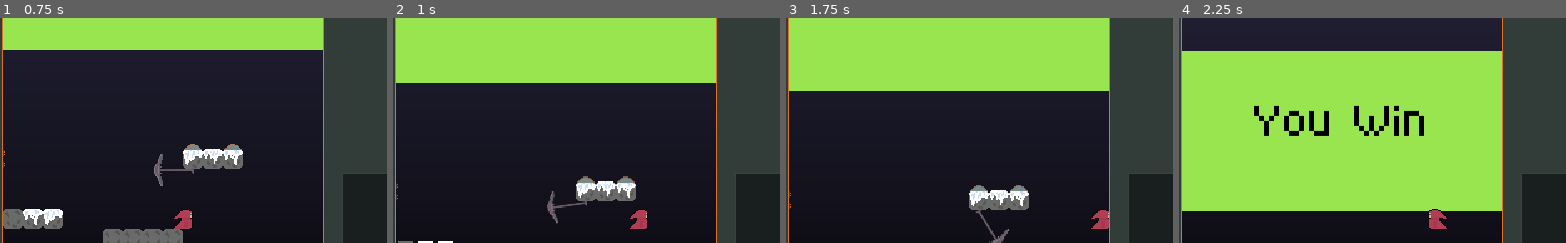
Above: before the commit, frames 1-4 (left to right).
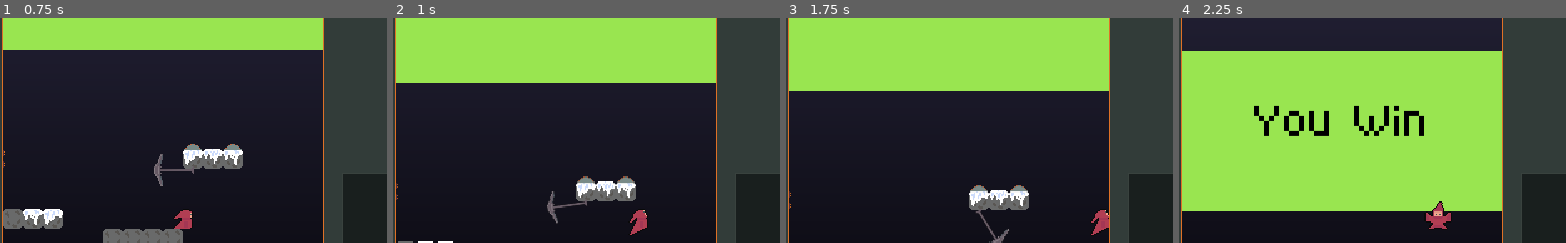
Above: after the commit, the same moments.

Repository: NaetharuCodes/TowerPlatformer
Game: Godot game, scene res://scenes/levels/sandbox.tscn
The game is run twice, just before and just after one commit, with the same random seed, the same clock (stepped at 60 frames per second) and the same inputs.
Inputs:
- Up to frame 1 (0.75 s): hold D (move_right) from 0.53 s (still down); hold S (look_down) from 0.53 s (still down)
- Up to frame 2 (1 s): keep holding D (move_right); keep holding S (look_down); tap Space (jump) at 0.77 s; tap W (look_up) at 0.8 s
- Up to frame 3 (1.75 s): keep holding D (move_right); tap Space (jump) at 1.07, 1.52, 1.55 s; release S (look_down) at 1.28 s; tap W (look_up) at 1.35 s
- Up to frame 4 (2.25 s): tap Space (jump) at 1.82 s; release D (move_right) at 2.03 s; hold A (move_left) from 2.03 s (still down); hold Space (jump) from 2.03 s (still down)
The pictures show only the part of the screen within x 1-51%, y 5-55%; the shares and areas given below are measured in that part.

Frame 1 is identical in both runs. In frame 2, 0.1% of the frame differs, in the area x 61-66%, y 85-97%; in frame 3, 0.1%; in frame 4, 0.3%, in the area x 63-71%, y 81-94%.

Commit message:
Add player animations

Diff:
--- a/project.godot
+++ b/project.godot
@@ -36,11 +36,6 @@
 "events": [Object(InputEventKey,"resource_local_to_scene":false,"resource_name":"","device":-1,"window_id":0,"alt_press …(192 unchanged characters)…
 ]
 }
-look_up={
-"deadzone": 0.2,
-"events": [Object(InputEventKey,"resource_local_to_scene":false,"resource_name":"","device":-1,"window_id":0,"alt_pressed":false,"shift_pressed":false,"ctrl_pressed":false,"meta_pressed":false,"pressed":false,"keycode":0,"physical_keycode":87,"key_label":0,"unicode":119,"location":0,"echo":false,"script":null)
-]
-}
 look_down={
 "deadzone": 0.2,
 "events": [Object(InputEventKey,"resource_local_to_scene":false,"resource_name":"","device":-1,"window_id":0,"alt_press …(192 unchanged characters)…
@@ -49,6 +44,11 @@
 jump={
 "deadzone": 0.2,
 "events": [Object(InputEventKey,"resource_local_to_scene":false,"resource_name":"","device":-1,"window_id":0,"alt_press …(191 unchanged characters)…
+]
+}
+look_up={
+"deadzone": 0.2,
+"events": [Object(InputEventKey,"resource_local_to_scene":false,"resource_name":"","device":-1,"window_id":0,"alt_pressed":false,"shift_pressed":false,"ctrl_pressed":false,"meta_pressed":false,"pressed":false,"keycode":0,"physical_keycode":87,"key_label":0,"unicode":119,"location":0,"echo":false,"script":null)
 ]
 }
 
--- a/scripts/player.gd
+++ b/scripts/player.gd
@@ -3,6 +3,9 @@
 
 enum Facing {LEFT, RIGHT}
 var facing: Facing = Facing.LEFT
+
+enum ActionState {IDLE, WALK, JUMP, DUCK, LOOK_UP, FLOAT}
+var action_state = ActionState.WALK
 
 @onready var sprite: AnimatedSprite2D = $AnimatedSprite2D
 
@@ -29,6 +32,8 @@
 func _physics_process(delta: float) -> void:
 
 	if is_on_floor():
+		action_state = ActionState.WALK
+
 		wall_jump_tokens = 1
 
 		if Input.is_action_just_pressed("jump"):
@@ -47,8 +52,11 @@
 		velocity.y += gravity * delta
 		if Input.is_action_pressed("jump"):
 			velocity.y = min(velocity.y, float_speed)
+			action_state = ActionState.FLOAT
 		else:
 			velocity.y = min(velocity.y, max_fall_speed)
+			action_state = ActionState.JUMP
+
 
 	var direction = Input.get_axis("move_left", "move_right")
 
@@ -75,3 +83,24 @@
 		velocity.x = move_toward(velocity.x, max_speed * direction, accel * delta)
 
 	move_and_slide()
+
+	if Input.is_action_pressed("look_up") and direction == 0:
+		action_state = ActionState.LOOK_UP
+
+	if Input.is_action_pressed("look_down") and direction == 0:
+		action_state = ActionState.DUCK
+
+	_update_animation()
+
+func _update_animation() -> void:
+	match(action_state):
+		ActionState.WALK:
+			sprite.play("walk")
+		ActionState.JUMP:
+			sprite.play("jump")
+		ActionState.FLOAT:
+			sprite.play("float")
+		ActionState.LOOK_UP:
+			sprite.play("look_up")
+		ActionState.DUCK:
+			sprite.play("duck")
